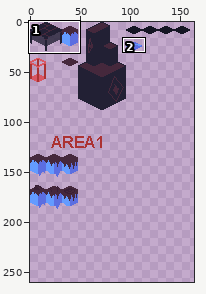
Edited in one commit: sprite sheet (Tileset/Isometic Tiles Testing.png). Above, an overview of the earlier version with the close-up marked.
Close-up. As it was:
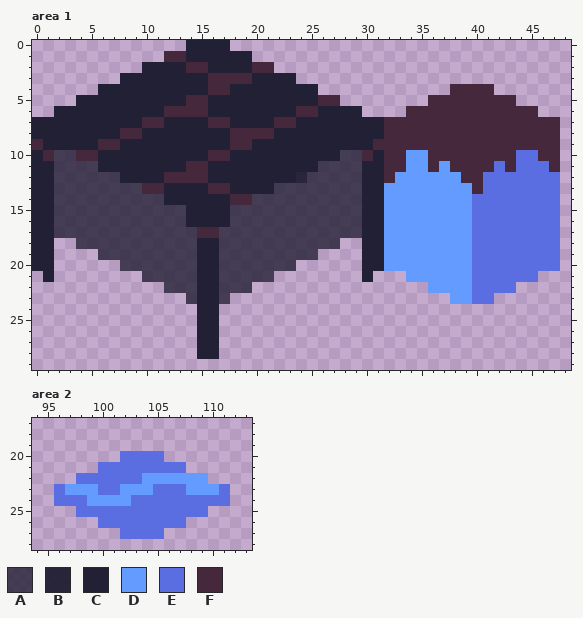
The file is 256x256 pixels. Colours within 5 levels of each other are drawn and written as one. Shown: area 1: x 0..48, y 0..29; area 2: x 94..113, y 17..28. The old version is drawn lined up with the new one, on the new canvas. The wide view leaves out empty margins. The commit also changed other parts of the picture, which this record leaves out.
Palette (. is transparent): A #222034c9  B #222034f4  C #222034  D #639bff  E #5b6ee1  F #45283c
Once edited:
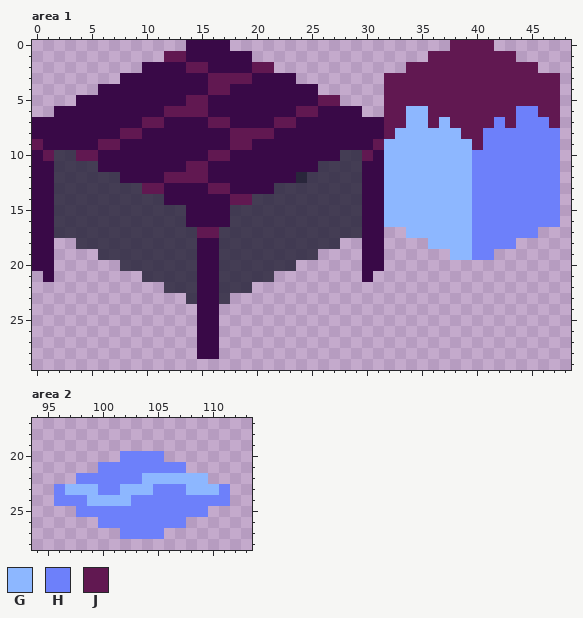
Colours new in this view: G #8db7ff  H #6d80fa  J #611851
The exact change:
canvas 256x256 -> 256x512
Colour C changes from #222034 to #390947.
Area 1:
Colour G replaces colour D in row 10 at x 34 to 35; in row 11 at x 34 to 35 and 37; in row 12 at x 33 to 38; in rows 13 to 16 at x 32 to 39; in row 17 at x 34 to 39; in row 18 at x 36 to 39.
Colour G replaces colour D in row 19 at x 38 to 39.
Colour G replaces colour F in row 6 at x 34 to 35; in row 7 at x 34 to 35 and 37; in row 8 at x 33 to 38; in row 9 at x 32 to 39; in row 10 at x 32 to 33 and 36 to 39; in row 11 at x 32 to 33, 36 and 38 to 39.
Colour G replaces colour F in row 12 at x 32 and 39.
Colour H replaces colour E in row 10 at x 44 to 45; in row 11 at x 42 and 44 to 46; in rows 12 to 13 at x 41 to 47; in rows 14 to 16 at x 40 to 47; in row 17 at x 40 to 45; in row 18 at x 40 to 43.
Colour H replaces colour E in row 19 at x 40 to 41.
Colour H replaces colour F in row 6 at x 44 to 45; in row 7 at x 42 and 44 to 46; in rows 8 to 9 at x 41 to 47; in row 10 at x 40 to 43 and 46 to 47; in row 11 at x 40 to 41, 43 and 47; in rows 12 to 13 at x 40.
Colour J is added in row 0 at x 38 to 41; in row 1 at x 36 to 43; in row 2 at x 34 to 45; in row 3 at x 32 to 47; in row 4 at x 32 to 37 and 42 to 47; in row 5 at x 32 to 35 and 44 to 47.
Colour J is added in row 6 at x 32 to 33 and 46 to 47.
Colour J replaces colour F in row 1 at x 12 to 13; in row 2 at x 14 to 15 and 20 to 21; in row 3 at x 16 to 19; in row 4 at x 16 to 17 and 38 to 41; in row 5 at x 14 to 15, 26 to 27 and 36 to 43; in row 6 at x 12 to 15, 24 to 25 and 36 to 43.
Colour J replaces colour F in row 7 at x 10 to 11, 16 to 17, 22 to 23, 32 to 33, 36, 38 to 41, 43 and 47; in row 8 at x 8 to 9, 18 to 21, 32 and 39 to 40; in row 9 at x 0, 6 to 7, 18 to 19, 31 and 40; in row 10 at x 1, 4 to 5, 16 to 17 and 30; in row 11 at x 14 to 15; in row 12 at x 12 to 15.
Colour J replaces colour F in row 13 at x 10 to 11 and 16 to 17; in row 14 at x 18 to 19; in row 17 at x 15 to 16.
Colour D is gone in row 17 at x 32 to 33; in row 18 at x 32 to 35; in row 19 at x 32 to 37; in row 20 at x 32 to 39; in row 21 at x 34 to 39; in row 22 at x 36 to 39.
Colour D is gone in row 23 at x 38 to 39.
Colour E is gone in row 17 at x 46 to 47; in row 18 at x 44 to 47; in row 19 at x 42 to 47; in row 20 at x 40 to 47; in row 21 at x 40 to 45; in row 22 at x 40 to 43.
Colour E is gone in row 23 at x 40 to 41.
Area 2:
Colour G replaces colour D in row 22 at x 104 to 109; in row 23 at x 97 to 99, 102 to 104 and 108 to 110; in row 24 at x 99 to 102.
Colour H replaces colour E in row 20 at x 102 to 105; in row 21 at x 100 to 107; in row 22 at x 98 to 103; in row 23 at x 96, 100 to 101, 105 to 107 and 111; in row 24 at x 96 to 98 and 103 to 111; in row 25 at x 98 to 109.
Colour H replaces colour E in row 26 at x 100 to 107; in row 27 at x 102 to 105.
